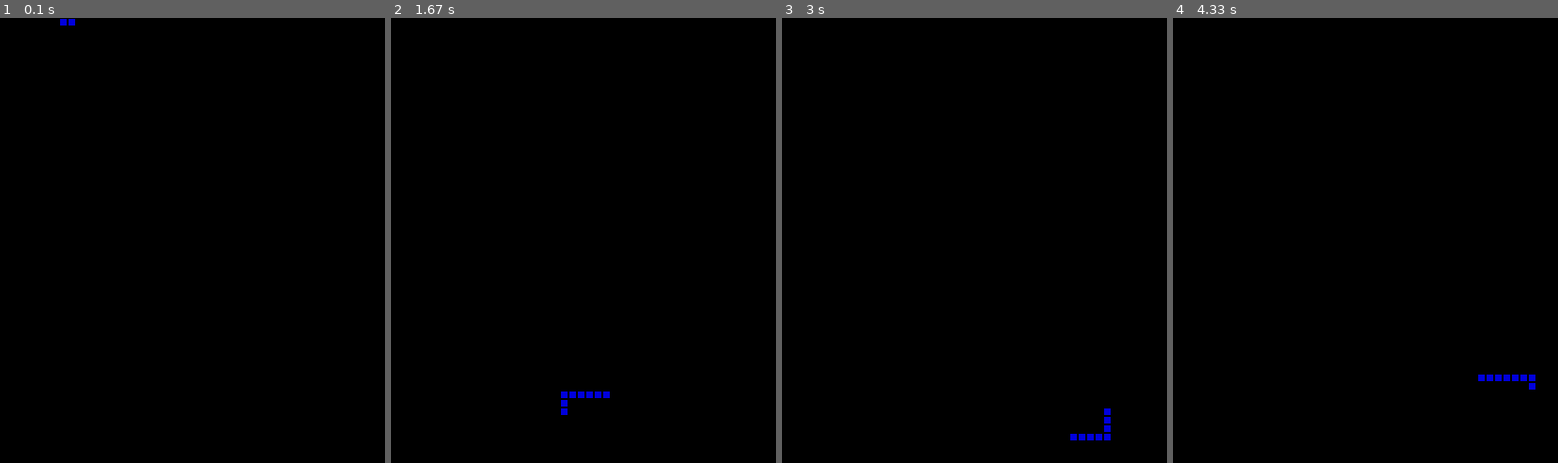
Above: before the commit, frames 1-4 (left to right).
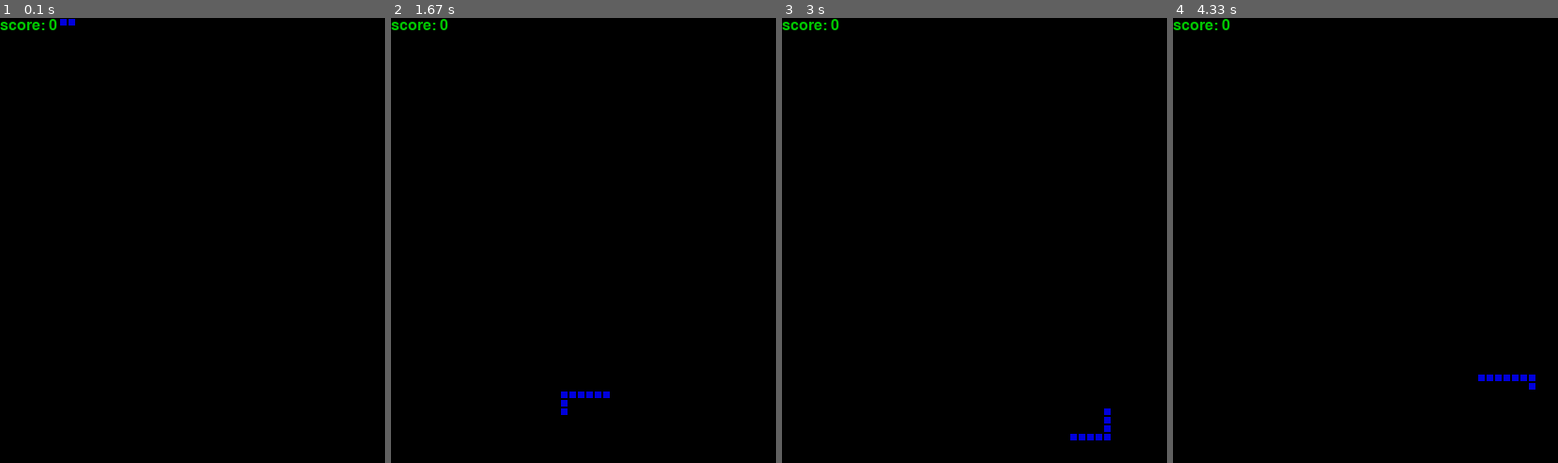
Above: after the commit, the same moments.

Repository: muertos/pygame-snake
Game: pygame game, started from src/main.py
Two runs of this game, one before a commit and one after it. Both use one fixed random seed, a clock stepped at 60 frames per second and the inputs below.
Inputs:
- Up to frame 1 (0.1 s): no input
- Up to frame 2 (1.67 s): hold Up 0.83-1.3 s; hold Right from 1.33 s (still down)
- Up to frame 3 (3 s): release Right at 1.8 s; hold Down 2.4-2.7 s; hold Left from 2.73 s (still down)
- Up to frame 4 (4.33 s): release Left at 3.13 s; hold Up 3.17-3.53 s; hold Right 3.57-4.2 s; hold Down from 4.23 s (still down)

The runs differ from the first frame. In frame 1, 0.2% of the frame differs, in the area x 0-15%, y 0-3%; in frame 2, 0.2%; in frame 3, 0.2%; in frame 4, 0.2%.

Commit message:
add score

Diff:
--- a/src/main.py
+++ b/src/main.py
@@ -1,16 +1,6 @@
 #!/usr/bin/env python
 
 from objects import *
-
-# Constants
-SCREEN_WIDTH = 626
-SCREEN_HEIGHT = 476
-CELL_WIDTH = 8
-LINE_COLOR = (0,0,0)
-BG_COLOR = (0,0,0)
-SNAKE_COLOR = (0,0,220)
-SNAKE_SPEED = 60
-APPLE_COLOR = (220,0,0)
 
 def main():
   # create all required objects
@@ -19,6 +9,7 @@
   apple = Apple(APPLE_COLOR)
   snake = Snake(SNAKE_SPEED, SNAKE_COLOR)
 
+  # draw game header, includes the score
   # draw game grid
   grid.draw_grid(game.background, LINE_COLOR)
 
--- a/src/objects.py
+++ b/src/objects.py
@@ -1,12 +1,23 @@
 import pygame, random, sys
 from pygame.locals import *
 
+# Constants
+SCREEN_WIDTH = 626
+SCREEN_HEIGHT = 476
+CELL_WIDTH = 8
+LINE_COLOR = (0,0,0)
+BG_COLOR = (0,0,0)
+SNAKE_COLOR = (0,0,220)
+SNAKE_SPEED = 60
+APPLE_COLOR = (220,0,0)
+
 class Game():
-  screen_width = 626
-  screen_height = 476
-  cell_width = 8
-  bg_color = (0,0,0)
+  screen_width = SCREEN_WIDTH
+  screen_height = SCREEN_HEIGHT
+  cell_width = CELL_WIDTH
+  bg_color = BG_COLOR
   score = 0
+
   def __init__(self) -> None:
     pygame.init()
     self.clock = pygame.time.Clock()
@@ -24,6 +35,7 @@
     while True:
       self.clock.tick(120)
       self.screen.blit(self.background, (0,0))
+      self.screen.blit(snake.score_text, (0,0))
 
       # event handler
       for e in pygame.event.get():
@@ -52,12 +64,10 @@
         sys.exit(0)
 
       pygame.display.flip()
-      print(self.score)
 
 class Grid(Game):
-  # build in a header that tracks the score
   width = int(Game.screen_width / (Game.cell_width + 1))
-  height = int(Game.screen_height / (Game.cell_width + 1))
+  height = int((Game.screen_height) / (Game.cell_width + 1))
 
   def __init__(self, Game) -> None:
     self.matrix = [[0 for i in range(self.width)] for j in range(self.height)]
@@ -76,6 +86,9 @@
       self.cell_width - 1
       )
     )
+
+  def draw_header(self, background):
+    pass
 
 class Apple(Grid):
   def __init__(self, color) -> None:
@@ -99,6 +112,9 @@
     self.pos = []
     self.dx = 1
     self.dy = 0
+    self.score = 0
+    self.font = pygame.font.SysFont(None, 24)
+    self.score_text = self.font.render(f"score: {self.score}", True, (0,200,0))
     # initialize snake coordinates
     for i in range(self.length):
       if self.dx == 1:
@@ -109,6 +125,10 @@
         self.pos.insert(0, (self.x, i + 1))
       if self.dy == -1:
         self.pos.append((self.x, i + 1))
+
+  def update_score(self):
+    self.score += 1
+    self.score_text = self.font.render(f"score: {self.score}", True, (0,200,0))
 
   def update_pos(self, background, apple):
     # extract snake head x,y from 0th pos
@@ -137,7 +157,7 @@
     if (self.x, self.y) == (apple.x, apple.y):
       self.length += 1
       apple.generate()
-      Game.score += 1
+      self.update_score()
       if (apple.x, apple.y) in self.pos:
         # this is lazy checking, improve later
         apple.generate()
